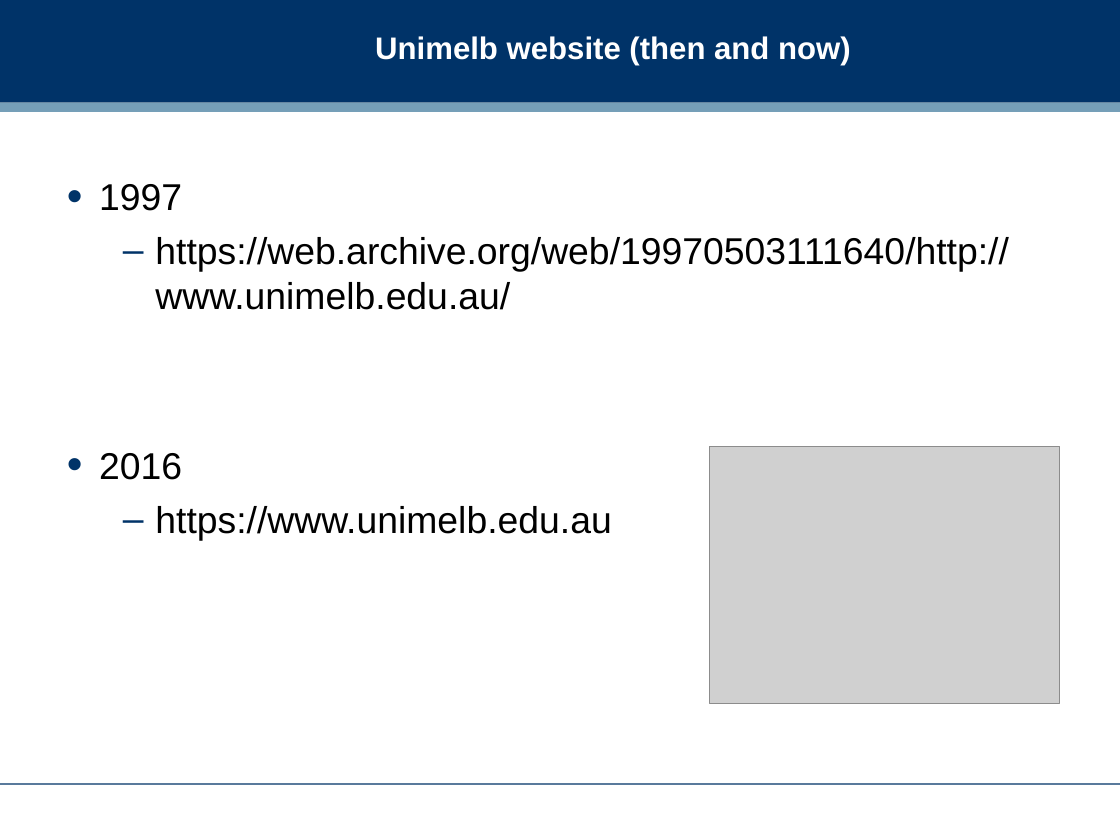
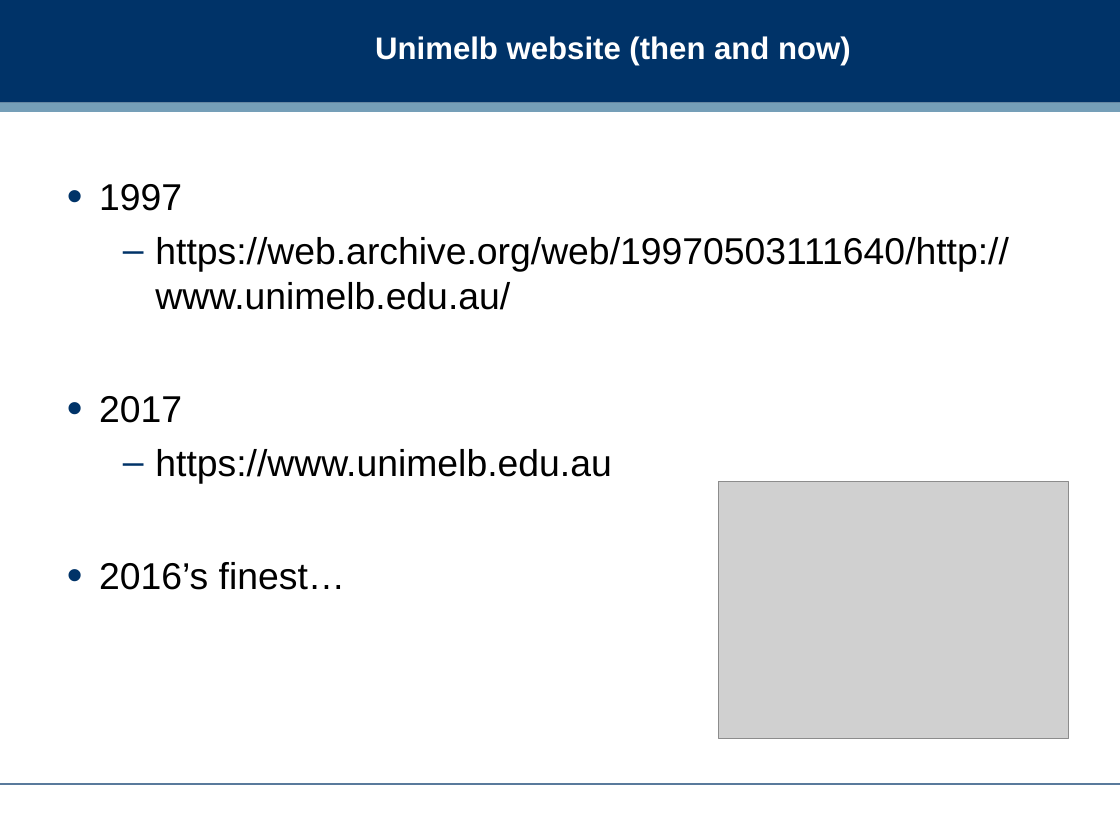
Before and after one commit to dreamind/ix, a slide deck: slide 6 of lectures/interactive/interactivity1.ppt. Drawn at 1120x840 pixels with LibreOffice and Linux fonts; fonts in the diff are those of the drawing; grey boxes stand for pictures; background and template pictures are left out. Boxes give left, top, right and bottom in pixels: in the first picture for what was removed or moved away, otherwise in the second. Text is boxed around its words. In the diff, an @@ line names an element or a change of style, - is before the commit and + after.

Commit message:
Updated interactivity 1 slides

```diff
--- a/lectures/interactive/interactivity1.ppt
+++ b/lectures/interactive/interactivity1.ppt
@@ text at [99, 396, 182, 423]: text changed @@
-• 2016
+• 2017
@@ picture: place and size @@
-picture at [710, 447, 1060, 703]
+picture at [719, 482, 1070, 738]
@@ text at [99, 562, 346, 590]: paragraph added @@
+• 2016’s finest…
```
